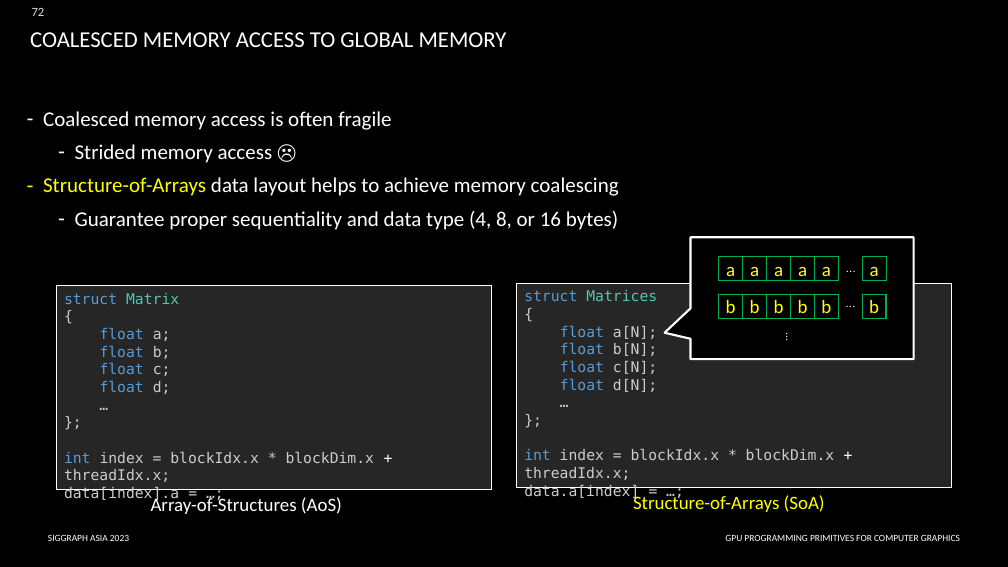
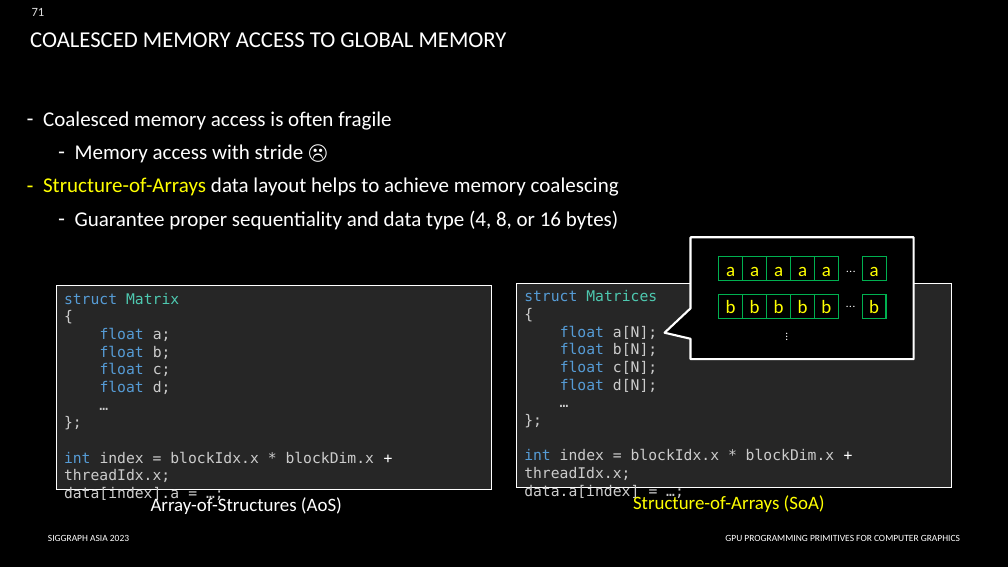
Before and after one commit to gpu-primitives-course/gpu-primitives-course.github.io, a slide deck: slide 71 of content/sa-course-slides.pptx (slide 72 before the commit). Drawn at 1008x567 pixels with LibreOffice and Linux fonts; fonts in the diff are those of the drawing; background and template pictures are left out. Boxes give left, top, right and bottom in pixels: in the first picture for what was removed or moved away, otherwise in the second. Text is boxed around its words. In the diff, an @@ line names an element or a change of style, - is before the commit and + after.

```diff
--- a/content/sa-course-slides.pptx
+++ b/content/sa-course-slides.pptx
@@ page number at [32, 8, 45, 16]: text changed @@
-72
+71
@@ text at [75, 144, 304, 163]: text changed @@
-  – Strided memory access ☹
+  – Memory access with stride ☹
```
Also in this commit, not shown: 7 other slides changed, 1 slide removed, 3 other files.
